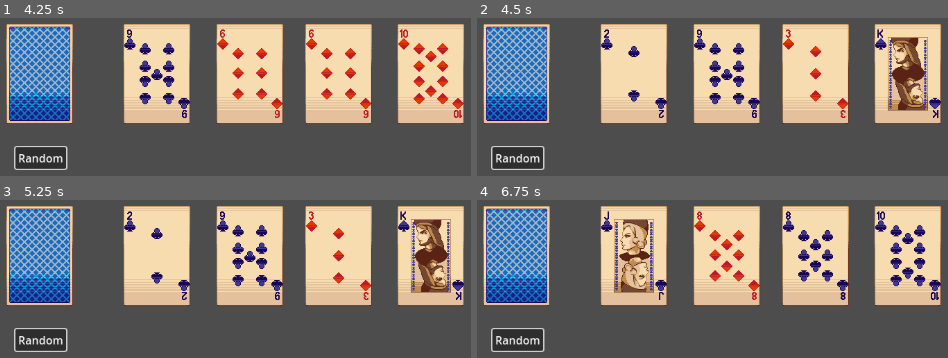
Above: before the commit, frames 1-4 (two rows, left to right).
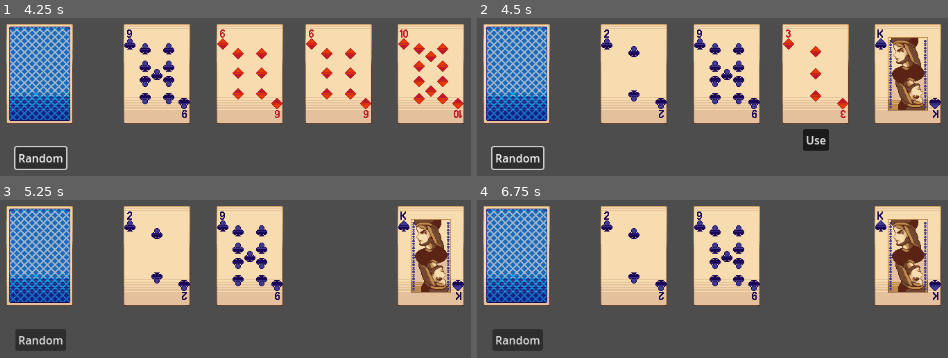
Above: after the commit, the same moments.

Repository: chat-jaisan/Scoundrel
Game: Godot game, scene res://Scenes/main.tscn
Same seed, same stepped clock (60 frames per second), same inputs: the game is played once before the commit and once after it.
Inputs (mouse positions are in pixels of both pictures, inside the frame that each line leads up to):
- Up to frame 1 (4.25 s): click "Random" at 0.5 s; click "Random" at 1.25 s; click "Random" at 2 s; tap Enter at 2.75 s; move the mouse to (466, 158) at 2.77 s; click (466, 158) at 2.92 s; tap Space at 3.5 s; move the mouse to (outside the picture) at 3.52 s; click (outside the picture) at 3.67 s
- Up to frame 2 (4.5 s): tap Enter at 4.25 s; move the mouse to (849, 81) at 4.27 s; click (849, 81) at 4.42 s
- Up to frame 3 (5.25 s): click (339, 321) at 5 s, where only the run after the commit has a clickable "Use"
- Up to frame 4 (6.75 s): tap Space at 5.75 s; move the mouse to (outside the picture) at 5.77 s; click (outside the picture) at 5.92 s; tap Enter at 6.5 s; move the mouse to (outside the picture) at 6.52 s; click (outside the picture) at 6.67 s

Frame 1 is identical in both runs. In frame 2, 0.7% of the frame differs, in the area x 69-75%, y 70-85%; in frame 3, 9.3%; in frame 4, 18%, in the area x 2-99%, y 3-97%.

Commit message:
Add a "use" button for testing Add Logic to "use" button

Diff:
--- a/Scenes/card.tscn
+++ b/Scenes/card.tscn
@@ -17,7 +17,7 @@
 scale = Vector2(4.72119, 1)
 shape = SubResource("RectangleShape2D_rjlel")
 
-[node name="Button" type="Button" parent="."]
+[node name="useButton" type="Button" parent="."]
 visible = false
 anchors_preset = 8
 anchor_left = 0.5
@@ -33,4 +33,5 @@
 text = "Use"
 icon_alignment = 1
 
-[connection signal="pressed" from="Button" to="Area2D" method="_on_button_pressed"]
+[connection signal="input_event" from="Area2D" to="." method="_on_area_2d_input_event"]
+[connection signal="pressed" from="useButton" to="." method="use_card"]
--- a/Scripts/card_object.gd
+++ b/Scripts/card_object.gd
@@ -14,6 +14,9 @@
 	"H": "res://Sprites/cards/hearts/",
 	"S": "res://Sprites/cards/spades/"
 }
+
+# Button
+@onready var button = $useButton
 
 # --- CREATE & FILTER DECK ---
 func create_deck() -> Array:
@@ -78,3 +81,11 @@
 	set_card_texture(chosen_card)
 
 	print("Card drawn: %s (value: %d)" % [chosen_card, card_value])
+
+
+func use_card() -> void:
+	$"..".visible = false  # Hide the card
+
+func _on_area_2d_input_event(viewport: Node, event: InputEvent, shape_idx: int) -> void:
+	if event is InputEventMouseButton and event.pressed and event.button_index == MOUSE_BUTTON_LEFT:
+		button.visible = !button.visible  # Toggle button visibility
